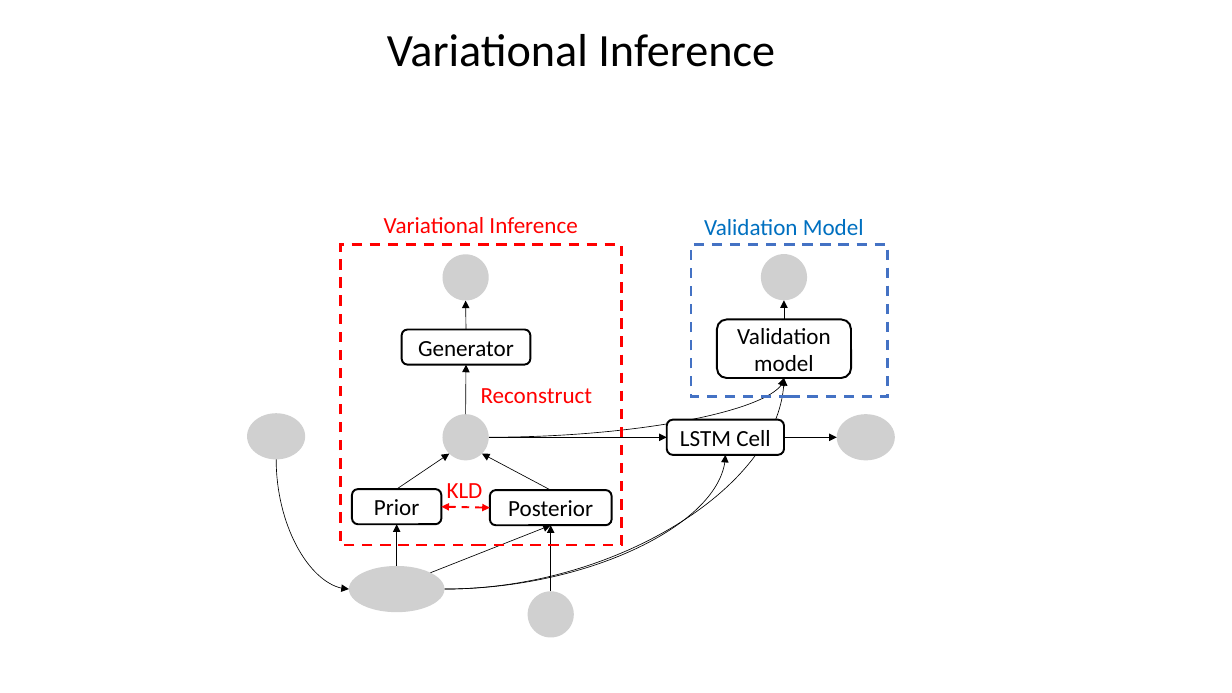
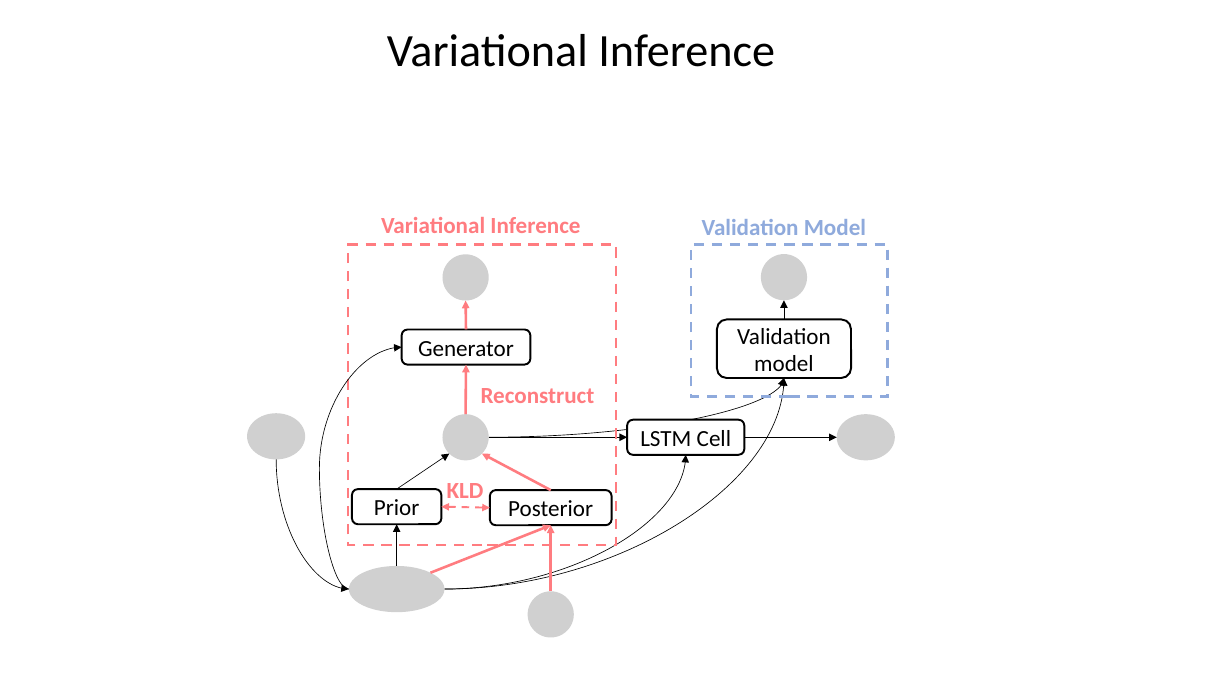
Before and after one commit to Guiliang/sport-analytic-variational-embedding, a slide deck: slide 6 of sport-vae.pptx. Drawn at 1232x693 pixels with LibreOffice and Linux fonts; fonts in the diff are those of the drawing; grey boxes stand for pictures. Boxes give left, top, right and bottom in pixels: in the first picture for what was removed or moved away, otherwise in the second. Text is boxed around its words. In the diff, an @@ line names an element or a change of style, - is before the commit and + after.

```diff
--- a/sport-vae.pptx
+++ b/sport-vae.pptx
@@ text "Validation Model" at (702,219,866,235): text colour #0070C0 to #8FAADC, bold on @@
@@ rectangle: place and size @@
-rectangle at (341,245,622,545)
+rectangle at (348,245,616,545)
@@ rectangle at (348,245,616,545): outline #FF0000 2 pt dashed to #FF7C80 2 pt dashed @@
@@ rectangle at (691,245,888,396): outline #4472C4 2 pt dashed to #8FAADC 2 pt dashed @@
@@ arrow (466, 330) - (466, 300): stroke #000000 0.5 pt to #FF7C80 2 pt @@
@@ curved arrow added from (349, 590) to (402, 348), #000000 0.5 pt @@
@@ arrow (466, 414) - (466, 365): stroke #000000 0.5 pt to #FF7C80 2 pt @@
@@ text colour #FF0000 to #FF7C80, bold on in 3 elements at (381,217,580,233), (447,483,484,504), (481,388,595,403) @@
@@ arrow moved from (489, 437) - (667, 437) to (489, 437) - (628, 437) @@
@@ rounded rectangle "LSTM Cell": place and size @@
-rounded rectangle "LSTM Cell" at (667,420,785,455)
+rounded rectangle "LSTM Cell" at (628,420,745,455)
@@ arrow moved from (784, 437) - (837, 437) to (745, 437) - (837, 437) @@
@@ curved arrow moved from (445, 590) - (726, 455) to (445, 590) - (686, 455) @@
@@ arrow (551, 490) - (482, 454): stroke #000000 0.5 pt to #FF7C80 2 pt @@
@@ double arrow (490, 507) - (442, 506): stroke #FF0000 1.5 pt dashed to #FF7C80 1.5 pt dashed @@
@@ arrow (431, 573) - (551, 525): stroke #000000 0.5 pt to #FF7C80 2 pt @@
@@ arrow (551, 592) - (551, 525): stroke #000000 0.5 pt to #FF7C80 2 pt @@
```
Also in this commit, not shown: 3 other slides changed, 1 slide added.
